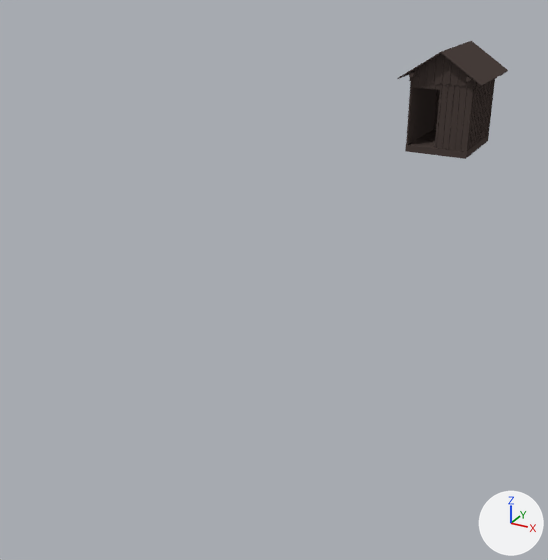
The Blender file Galgenhuette.blend: old version first, new version second.
Rendered twice from a camera (50 mm lens) standing at (6.51, -23.04, 5.48) and looking at (-1.17, -9.07, -1.51). Arrows for +X, +Y and +Z are at lower right; the lights stay in place.

The first picture shows 'Cube', 'Cube.001', 'Cube.004', 'Galgenhuette', 'Galgenhuette.001', 'Galgenhuette.002'.
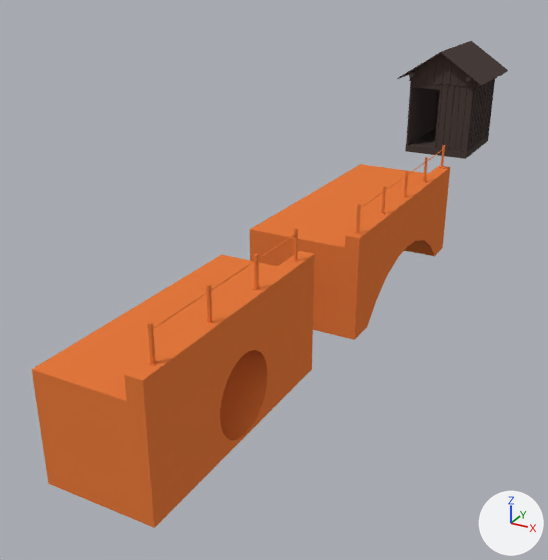
Diff of the bpy script that builds the scene:
```diff
--- a/Galgenhuette.blend.py
+++ b/Galgenhuette.blend.py
@@ mat_bridge_1 @@
+mat_bridge_1 = diffuse_material('Bridge_1')
+mat_bridge_1.base_color = (0.8, 0.197, 0.0486)  # orange #e77b3e
@@ mat_bridge_2 @@
+mat_bridge_2 = diffuse_material('Bridge_2')
+mat_bridge_2.base_color = (0.8, 0.197, 0.0486)  # orange #e77b3e
@@ me_bridge_1 @@
+me_bridge_1.from_pydata(...)  # 127 vertices, 108 faces; spans x -1.25..1.25, y -3.0..3.0, z -2.0..0.85
+me_bridge_1.polygons.foreach_set('use_smooth', [True] * 108)
+me_bridge_1.materials.append(mat_bridge_1)  # orange #e77b3e
@@ me_cube_010 @@
+me_cube_010.from_pydata(...)  # 162 vertices, 175 faces; spans x -1.0..1.0, y -2.5..2.5, z -2.0..1.0
+me_cube_010.polygons.foreach_set('use_smooth', [True] * 175)
+me_cube_010.materials.append(mat_bridge_2)  # orange #e77b3e
@@ ob_bridge_1 @@
+ob_bridge_1 = bpy.data.objects.new('Bridge_1', me_bridge_1)
+ob_bridge_1.location = (0.0, -7.0, 0.0)
@@ ob_cube_012 @@
+ob_cube_012 = bpy.data.objects.new('Cube.012', me_cube_010)
+ob_cube_012.location = (0.0, -14.0, 0.0)
```

Boxes [x1, y1, x2, y2] around the edits, measured in the pictures (548 x 560 px):
'Cube.012', added (orange)
    after: [32, 228, 315, 528]
'Bridge_1', added (orange)
    after: [250, 145, 450, 340]
